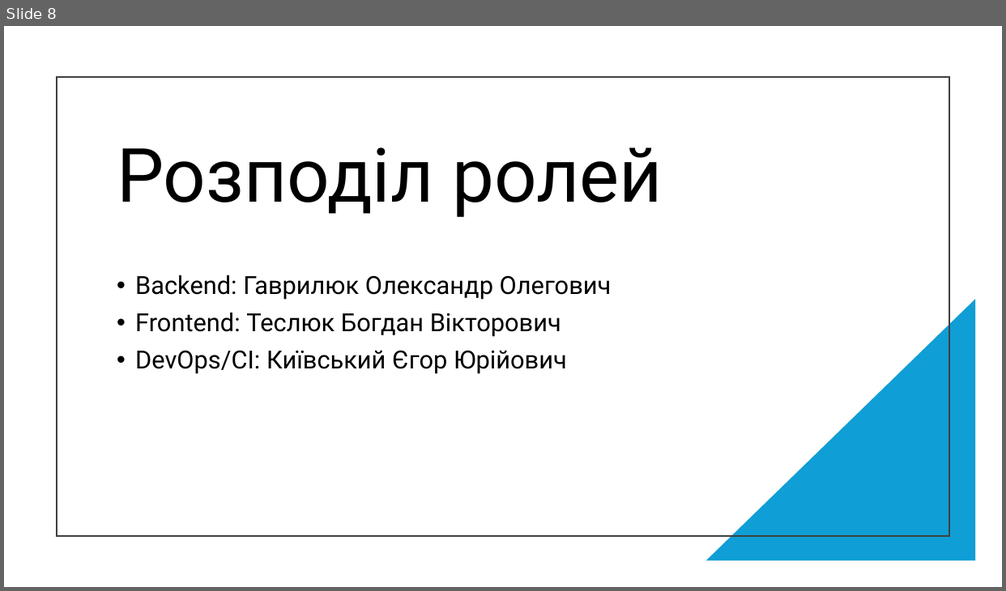
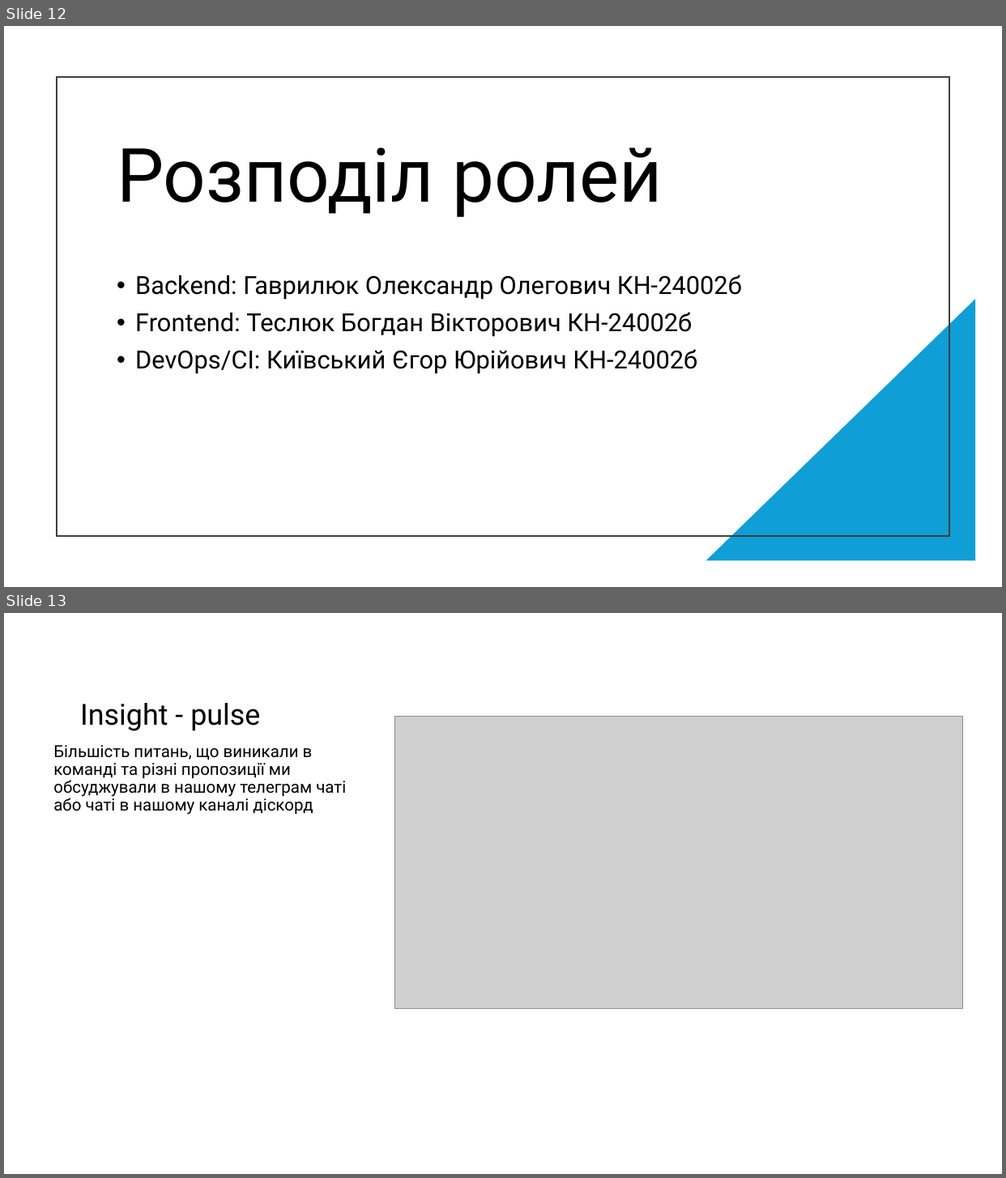
Before and after one commit to WhyTile/Unik-practice, a slide deck: Презентація.pptx. Shown one above the other, each under a label of ours: slide 8 before the commit, slides 12 and 13 after it. The pictures are 1006x591 and 1006x1178 pixels, drawn with LibreOffice and Linux fonts; fonts in the diff are those of the drawing; grey boxes stand for pictures. Boxes give left, top, right and bottom in pixels: in the first picture for what was removed or moved away, otherwise in the second. Text is boxed around its words. In the diff, an @@ line names an element or a change of style, - is before the commit and + after.

```diff
--- a/Презентація.pptx
+++ b/Презентація.pptx
@@ slide 13 added at box(4, 613, 1002, 1174), background #FFFFFF @@
@@ title added at box(80, 703, 260, 731), 28 pt, text #000000 @@
+Insight - pulse
@@ picture added at box(394, 717, 963, 1010) @@
@@ text added at box(53, 745, 346, 815), 16 pt, text #000000 @@
+Більшість питань, що виникали в команді та різні пропозиції ми обсуджували в нашому телеграм чаті або чаті в нашому каналі діскорд
@@ what was slide 8 is now slide 12 @@
@@ slide 12 changed as well @@
@@ text at box(135, 275, 742, 374): text changed @@
-• Backend: Гаврилюк Олександр Олегович
-• Frontend: Теслюк Богдан Вікторович
-• DevOps/CI: Київський Єгор Юрійович
+• Backend: Гаврилюк Олександр Олегович КН-24002б
+• Frontend: Теслюк Богдан Вікторович КН-24002б
+• DevOps/CI: Київський Єгор Юрійович КН-24002б
```
Also in this commit, not shown: 7 other slides changed, 5 other slides added, 1 slide removed.
